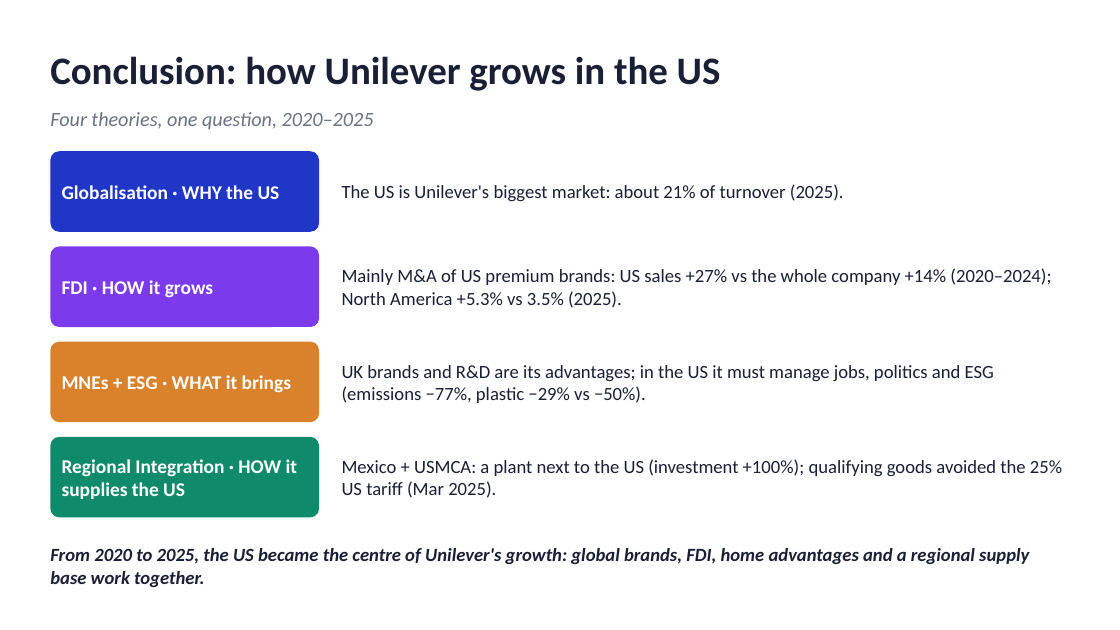
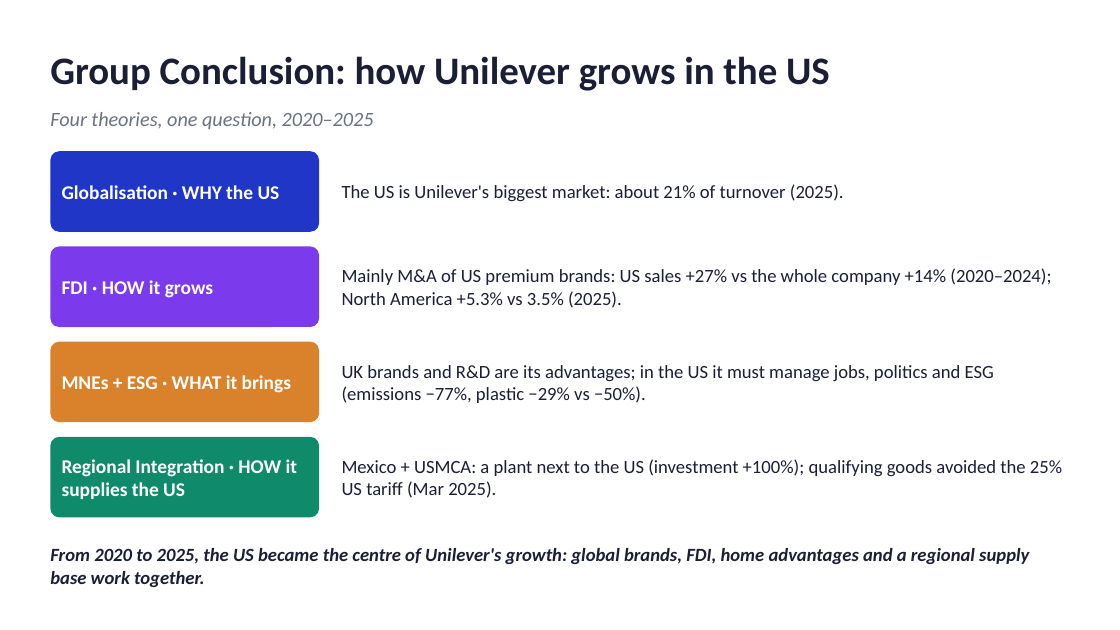
Before and after one commit to dollar3651314/mymba, a slide deck: slide 14 of content/busi1763/files/Unilever_Group_EN.pptx. Drawn at 1120x630 pixels with LibreOffice and Linux fonts; fonts in the diff are those of the drawing. Boxes give left, top, right and bottom in pixels: in the first picture for what was removed or moved away, otherwise in the second. Text is boxed around its words. In the diff, an @@ line names an element or a change of style, - is before the commit and + after.

```diff
--- a/content/busi1763/files/Unilever_Group_EN.pptx
+++ b/content/busi1763/files/Unilever_Group_EN.pptx
@@ text at <box>50,56,830,91</box>: text changed @@
-Conclusion: how Unilever grows in the US
+Group Conclusion: how Unilever grows in the US
```
Also in this commit, not shown: 2 other slides changed, 3 other files.
